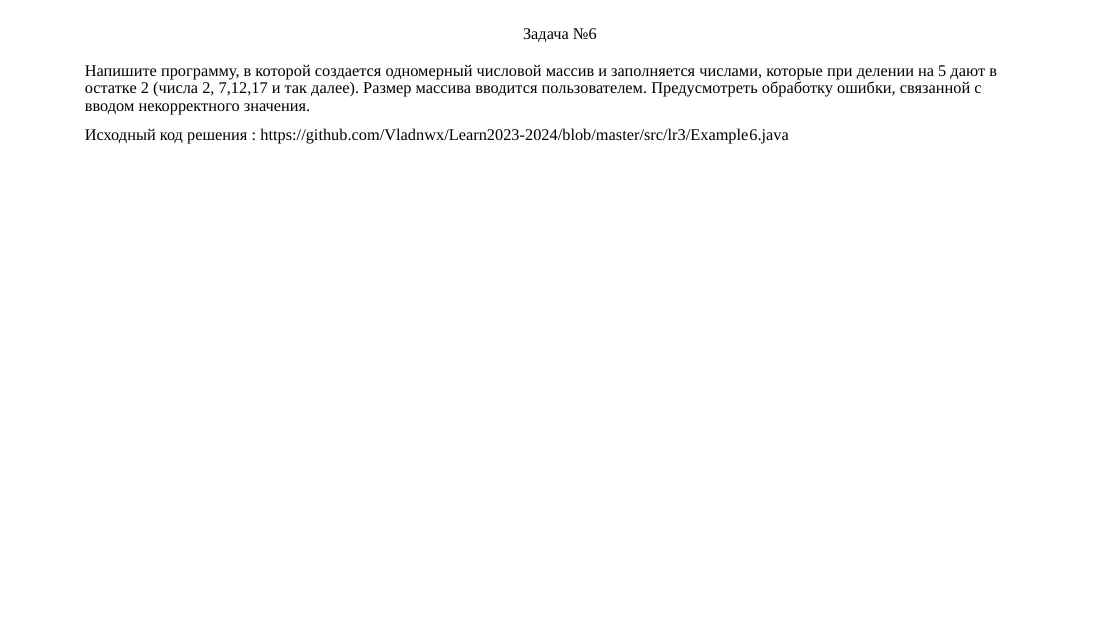
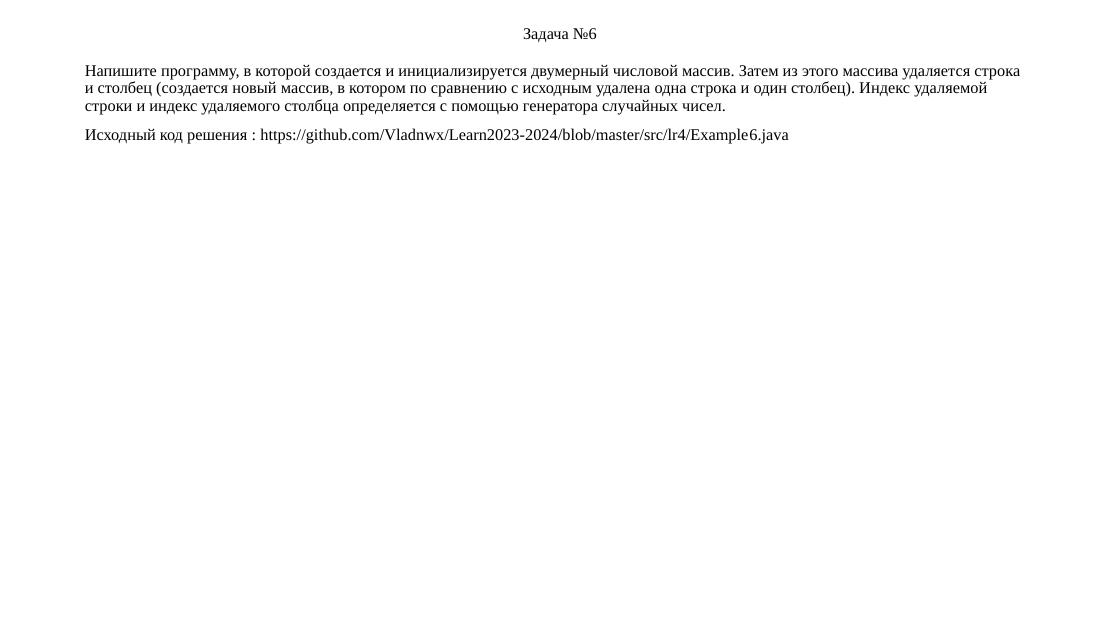
Before and after one commit to Vladnwx/Learn2023-2024, a slide deck: slide 8 of src/lr4/РИЗ-130916у Савельев В.Н. Отчет о выполнении ЛР4.pptx. Drawn at 1120x630 pixels with LibreOffice and Linux fonts; fonts in the diff are those of the drawing. Boxes give left, top, right and bottom in pixels: in the first picture for what was removed or moved away, otherwise in the second. Text is boxed around its words. In the diff, an @@ line names an element or a change of style, - is before the commit and + after.

```diff
--- a/src/lr4/РИЗ-130916у Савельев В.Н. Отчет о выполнении ЛР4.pptx
+++ b/src/lr4/РИЗ-130916у Савельев В.Н. Отчет о выполнении ЛР4.pptx
@@ text at (85, 64, 1020, 144): text changed @@
-Напишите программу, в которой создается одномерный числовой массив и заполняется числами, которые при делении на 5 дают в остатке 2 (числа 2, 7,12,17 и так далее). Размер массива вводится пользователем. Предусмотреть обработку ошибки, связанной с вводом некорректного значения.
-Исходный код решения : https://github.com/Vladnwx/Learn2023-2024/blob/master/src/lr3/Example6.java
+Напишите программу, в которой создается и инициализируется двумерный числовой массив. Затем из этого массива удаляется строка и столбец (создается новый массив, в котором по сравнению с исходным удалена одна строка и один столбец). Индекс удаляемой строки и индекс удаляемого столбца определяется с помощью генератора случайных чисел.
+Исходный код решения : https://github.com/Vladnwx/Learn2023-2024/blob/master/src/lr4/Example6.java
```
Also in this commit, not shown: 10 other slides changed, 1 slide removed.
